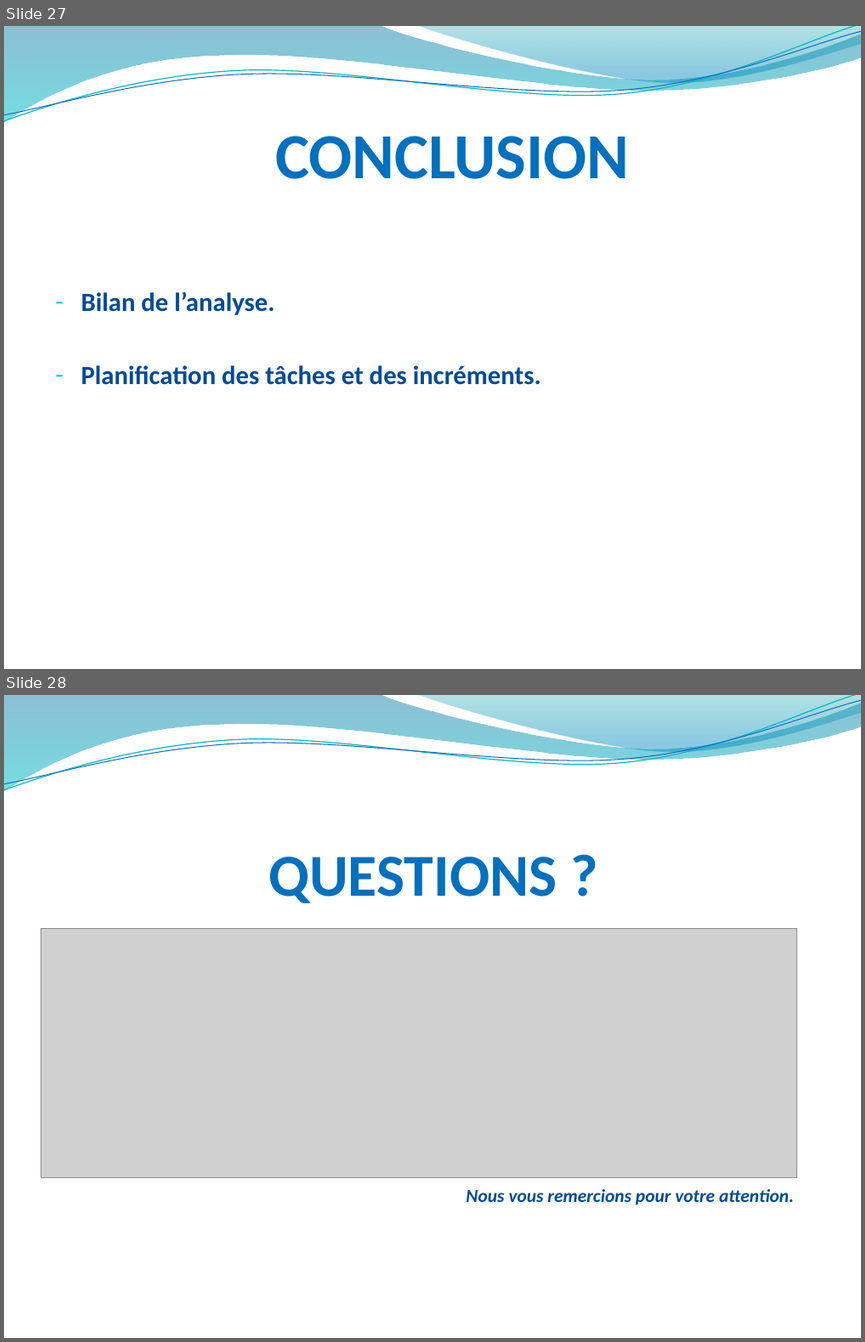
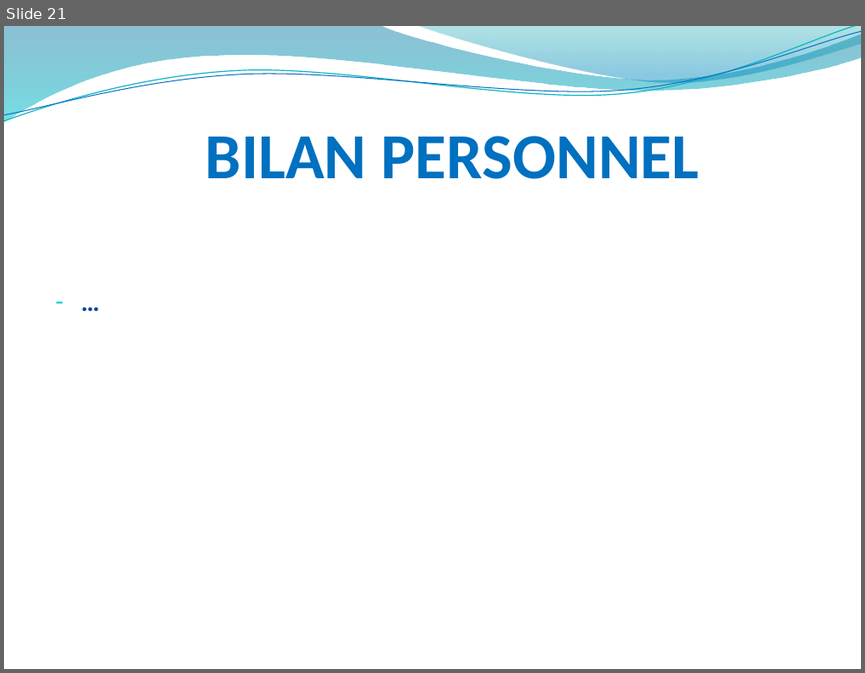
Before and after one commit to hardware/AscenseurPoissons, a slide deck: REVUES/REVUE FINALE/PresentationPersonnelleQP.pptx. Shown one above the other, each under a label of ours: slides 27 and 28 before the commit, slide 21 after it. The pictures are 865x1342 and 865x673 pixels, drawn with LibreOffice and Linux fonts; fonts in the diff are those of the drawing; grey boxes stand for pictures; background and template pictures are left out. Boxes give left, top, right and bottom in pixels: in the first picture for what was removed or moved away, otherwise in the second. Text is boxed around its words. In the diff, an @@ line names an element or a change of style, - is before the commit and + after.

```diff
--- a/REVUES/REVUE FINALE/PresentationPersonnelleQP.pptx
+++ b/REVUES/REVUE FINALE/PresentationPersonnelleQP.pptx
@@ slide 28 removed at box(4, 695, 861, 1338), background picture (left out); not listed: 4 template elements that a slide beside it also shows @@
@@ title removed at box(268, 857, 556, 903) @@
-QUESTIONS ?
@@ picture removed at box(41, 928, 796, 1178) @@
@@ text removed at box(466, 1189, 794, 1205) @@
-Nous vous remercions pour votre attention.
@@ what was slide 27 is now slide 21 @@
@@ slide 21 changed as well @@
@@ title at box(205, 136, 699, 179): text changed @@
-CONCLUSION
+BILAN PERSONNEL
@@ text at box(81, 291, 541, 385): text changed @@
-– Bilan de l’analyse.
-– Planification des tâches et des incréments.
+– …
```
Also in this commit, not shown: 2 other slides changed, 18 slides added, 24 other slides removed, 1 other file.
